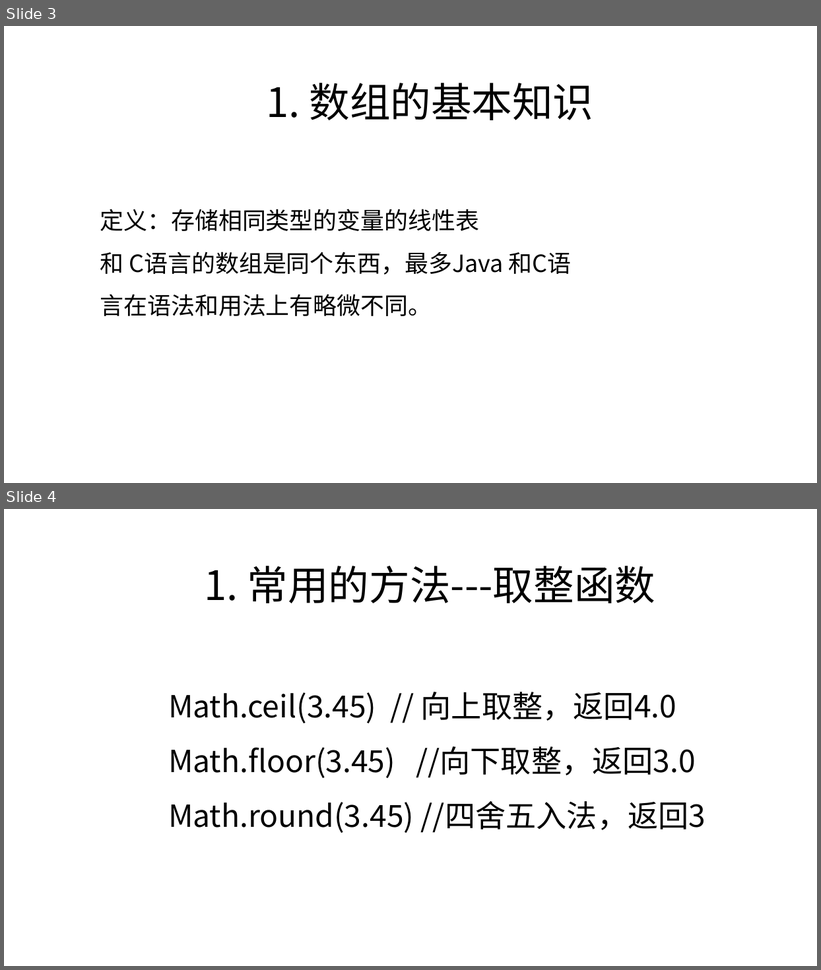
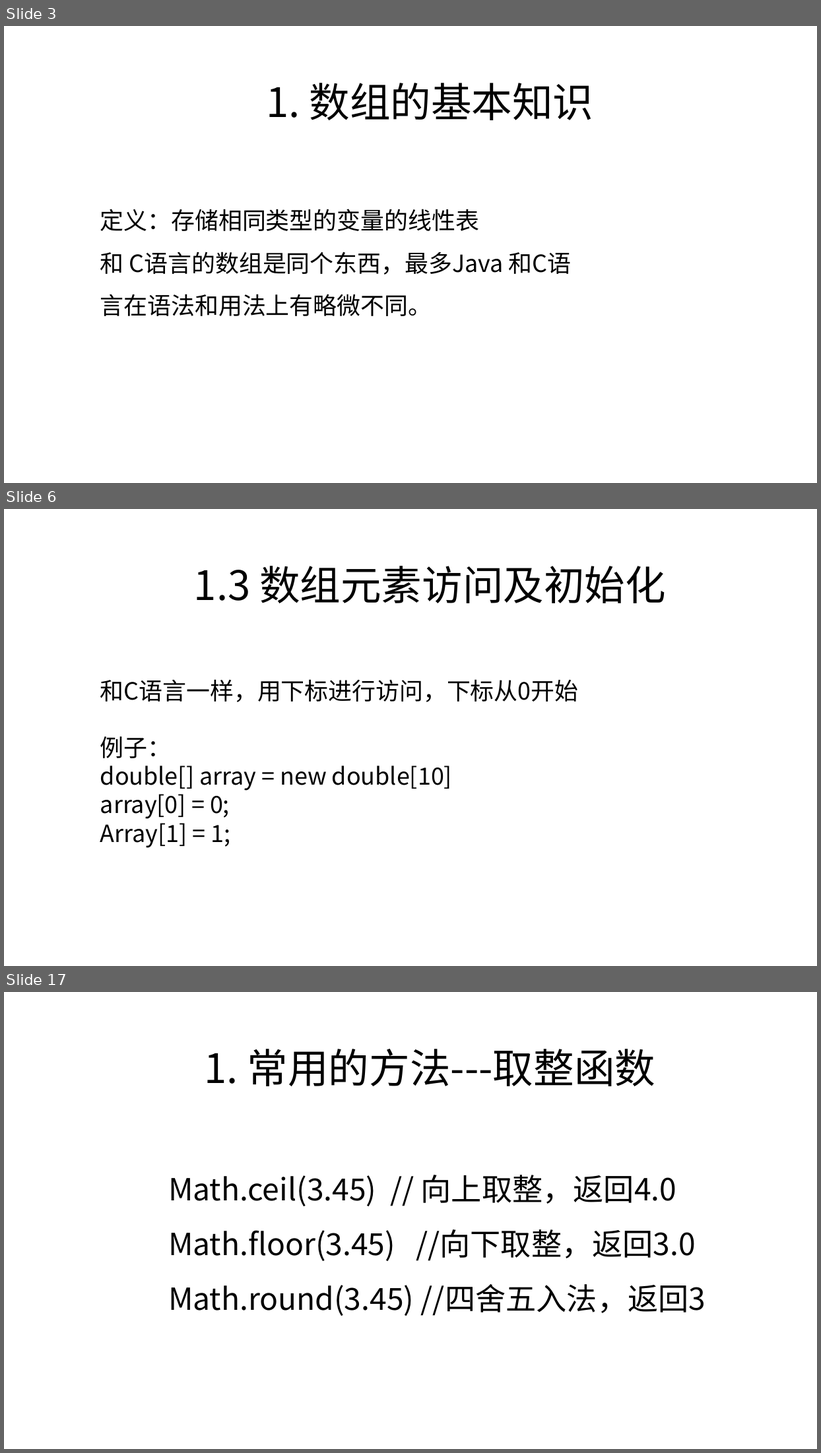
Before and after one commit to zjyesir/hmc_java_1, a slide deck: ppt/4 一维数组.pptx. Shown one above the other, each under a label of ours: slides 3 and 4 before the commit, slides 3, 6 and 17 after it; the slides between them are not shown. The pictures are 821x970 and 821x1453 pixels, drawn with LibreOffice and Linux fonts; fonts in the diff are those of the drawing; background and template pictures are left out. Boxes give left, top, right and bottom in pixels: in the first picture for what was removed or moved away, otherwise in the second. Text is boxed around its words. In the diff, an @@ line names an element or a change of style, - is before the commit and + after.

Commit message:
一维数组 ppt 更新

```diff
--- a/ppt/4 一维数组.pptx
+++ b/ppt/4 一维数组.pptx
@@ slide 6 added at (4, 509, 817, 966), background picture (left out) @@
@@ text added at (194, 566, 666, 603), 48 pt, text #000000 @@
+1.3 数组元素访问及初始化
@@ text added at (100, 679, 579, 848), 28 pt, text #000000 @@
+和C语言一样，用下标进行访问，下标从0开始
+例子：
+double[] array = new double[10]
+array[0] = 0;
+Array[1] = 1;
@@ what was slide 4 is now slide 17 @@
```
Also in this commit, not shown: 12 other slides added.
